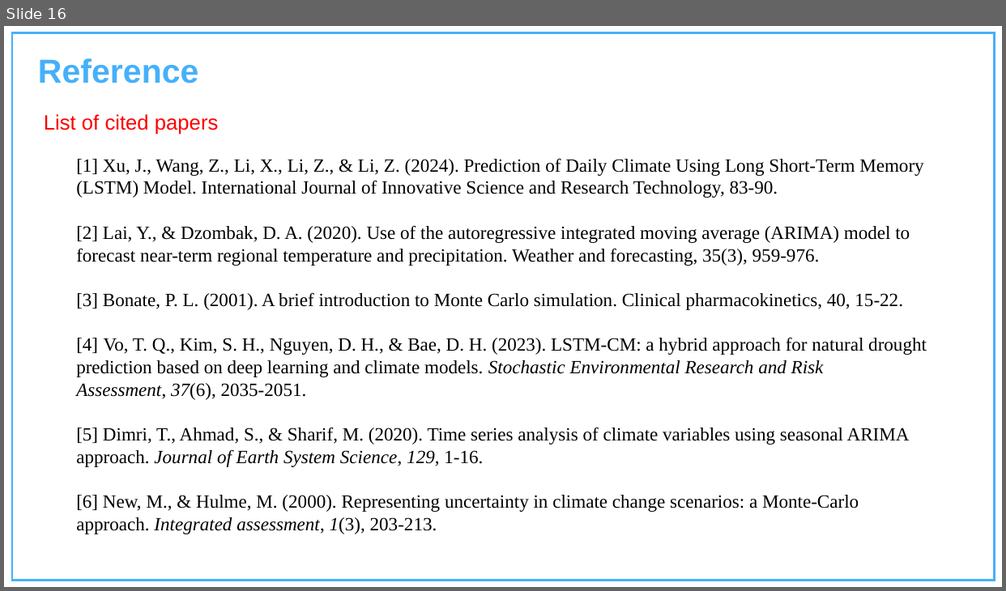
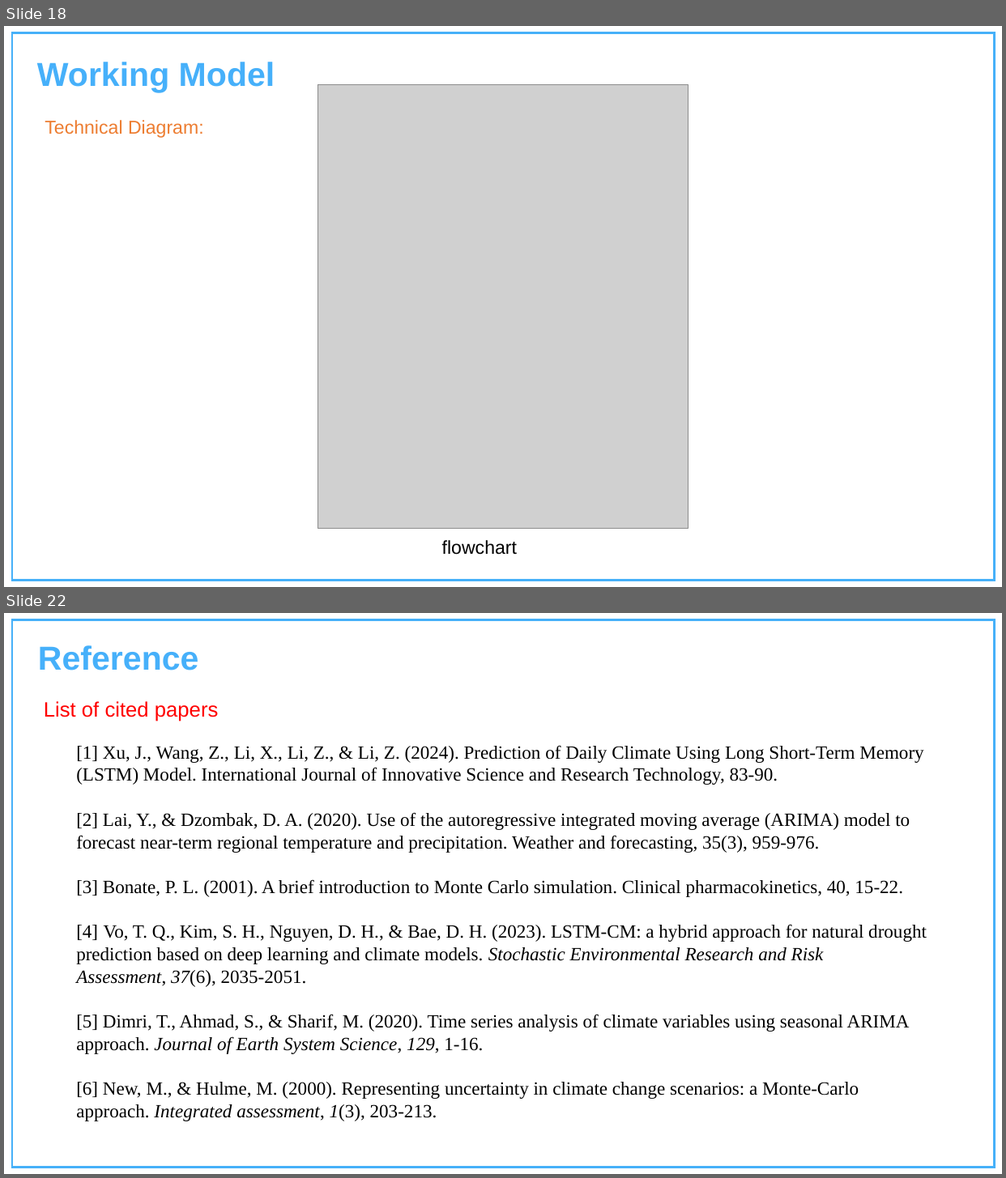
Before and after one commit to Charu-2718/AdaptiPlan, a slide deck: Project Presentation Template.pptx. Shown one above the other, each under a label of ours: slide 16 before the commit, slides 18 and 22 after it; the slides between them are not shown. The pictures are 1006x591 and 1006x1178 pixels, drawn with LibreOffice and Linux fonts; fonts in the diff are those of the drawing; grey boxes stand for pictures; background and template pictures are left out. Boxes give left, top, right and bottom in pixels: in the first picture for what was removed or moved away, otherwise in the second. Text is boxed around its words. In the diff, an @@ line names an element or a change of style, - is before the commit and + after.

```diff
--- a/Project Presentation Template.pptx
+++ b/Project Presentation Template.pptx
@@ slide 18 added at bbox=[4, 26, 1002, 587], background #FFFFFF; not listed: 1 template element that a slide beside it also shows @@
@@ text added at bbox=[37, 62, 275, 92], 32 pt, text #46B0FA, bold @@
+Working Model
@@ picture added at bbox=[317, 84, 688, 528] @@
@@ text added at bbox=[44, 120, 204, 138], 18 pt, text #ED7D31 @@
+Technical Diagram:
@@ text added at bbox=[442, 540, 517, 555], 18 pt, text #000000 @@
+flowchart
@@ what was slide 16 is now slide 22 @@
```
Also in this commit, not shown: 1 slide changed, 5 other slides added.
